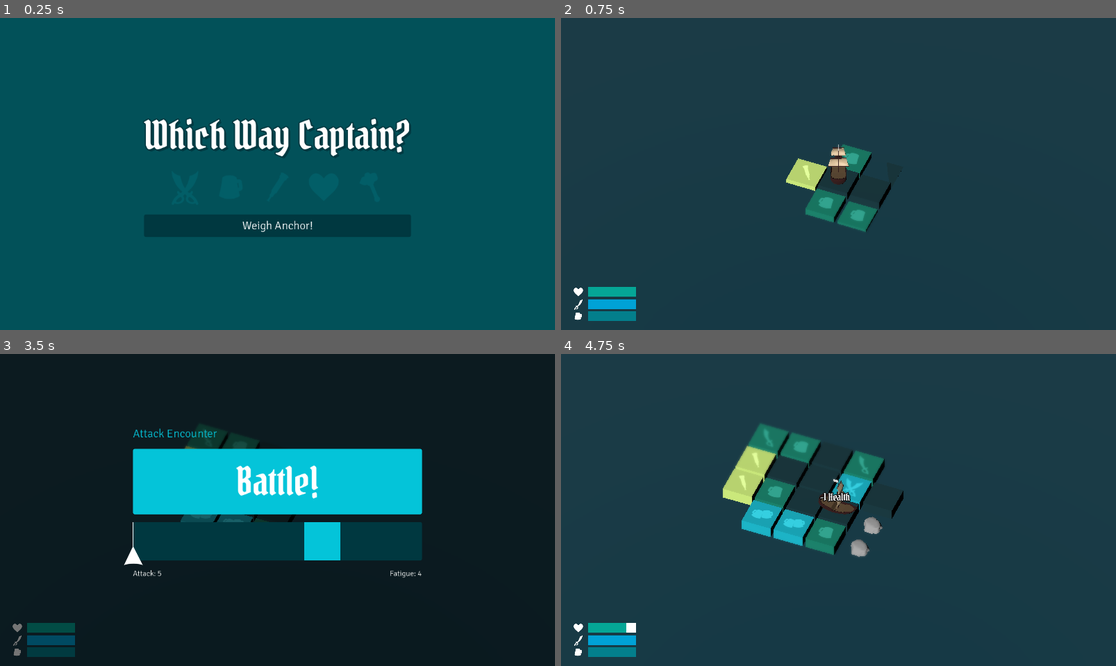
Above: before the commit, frames 1-4 (two rows, left to right).
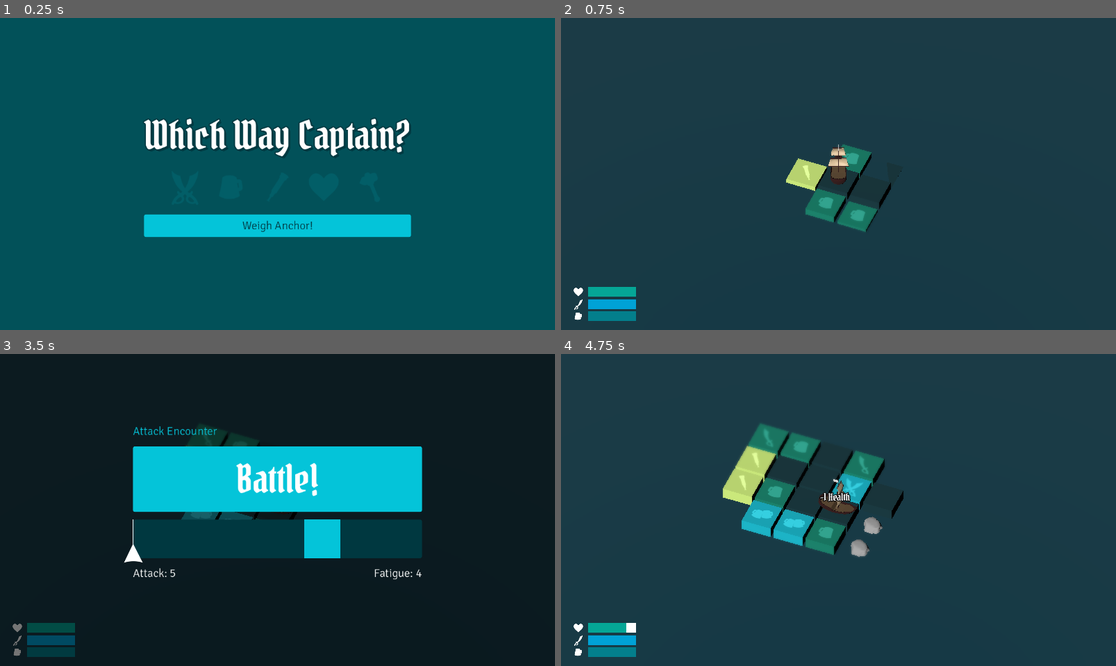
Above: after the commit, the same moments.

Repository: tVeratti/mini-byte-jam
Game: Godot game, scene res://main/main.tscn
Same seed, same stepped clock (60 frames per second), same inputs: the game is played once before the commit and once after it. Sound files missing from this copy of the repository are replaced by a short silence.
Inputs:
- Up to frame 1 (0.25 s): no input
- Up to frame 2 (0.75 s): click "Weigh Anchor!" at 0.5 s
- Up to frame 3 (3.5 s): hold Right (move_right) 1.28-2.03 s; tap Space (accept) at 1.35, 2.1, 2.85 s; hold S (move_backward) 2.03-2.78 s; hold Right (move_right) from 2.78 s (still down)
- Up to frame 4 (4.75 s): release Right (move_right) at 3.53 s; hold W (move_forward) 3.53-4.28 s; tap Space (accept) at 3.6, 4.35 s; hold A (move_left) from 4.28 s (still down)

The runs differ from the first frame. In frame 1, 3.6% of the frame differs, in the area x 25-75%, y 62-71%; in frame 2, nothing differs; in frame 3, 2.5%; in frame 4, nothing differs.

Commit message:
add end game window, fun stats

Diff:
--- a/assets/label.tres
+++ b/assets/label.tres
@@ -4,3 +4,4 @@
 
 [resource]
 font = ExtResource("1_hgv2j")
+font_size = 24
--- /dev/null
+++ b/map/end_window/end_window.gd
@@ -0,0 +1,31 @@
+extends MarginContainer
+
+
+@onready var miles_traveled:Label = %MilesTraveled
+@onready var battles_won:Label = %BattlesWon
+@onready var jigs_won:Label = %JigsWon
+@onready var treasures:Label = %Treasures
+
+
+func _ready():
+	var player:Player = get_tree().get_first_node_in_group("player")
+	player.process_mode = Node.PROCESS_MODE_DISABLED
+
+	_render()
+
+
+func _render() -> void:
+	var stats:PlayerStats = get_tree().get_first_node_in_group("player").player_stats
+
+	miles_traveled.text = str(stats.nautical_miles_traveled)
+	battles_won.text = str(stats.battles_won)
+	jigs_won.text = str(stats.jigs_won)
+	treasures.text = str(stats.treasures_found)
+
+
+func _on_new_game_pressed():
+	var player:Player = get_tree().get_first_node_in_group("player")
+	player.reset()
+
+	SceneManager.load_scene(SceneManager.MAP)
+	queue_free()
--- /dev/null
+++ b/map/end_window/end_window.tscn
@@ -0,0 +1,134 @@
+[gd_scene load_steps=11 format=3 uid="uid://by6rny86nx30p"]
+
+[ext_resource type="Script" uid="uid://deqqmiloe014t" path="res://map/end_window/end_window.gd" id="1_gmwiw"]
+[ext_resource type="LabelSettings" uid="uid://cxqofppwjhrtu" path="res://assets/header_font_settings.tres" id="1_vctai"]
+[ext_resource type="LabelSettings" uid="uid://u6018fifyd8o" path="res://assets/label.tres" id="2_gmwiw"]
+[ext_resource type="FontFile" uid="uid://nieaekycl7wi" path="res://assets/fonts/SignikaNegative-VariableFont_wght.ttf" id="3_1ujin"]
+[ext_resource type="StyleBox" uid="uid://sg6leeg6q7i" path="res://menu/button_style_pressed.tres" id="4_i0t5b"]
+[ext_resource type="StyleBox" uid="uid://bm0ompjupe7go" path="res://menu/button_style_hover.tres" id="5_3ehik"]
+[ext_resource type="StyleBox" uid="uid://cotr02bcpjcqi" path="res://menu/button_style.tres" id="6_g3xe5"]
+
+[sub_resource type="StyleBoxFlat" id="StyleBoxFlat_gmwiw"]
+bg_color = Color(2.10572e-08, 0.126187, 0.147083, 0.74902)
+
+[sub_resource type="LabelSettings" id="LabelSettings_gmwiw"]
+font = ExtResource("3_1ujin")
+font_size = 24
+font_color = Color(0.870588, 1, 0.521569, 1)
+outline_size = 8
+outline_color = Color(0, 0.0901961, 0.109804, 1)
+
+[sub_resource type="LabelSettings" id="LabelSettings_vctai"]
+font = ExtResource("3_1ujin")
+outline_size = 5
+outline_color = Color(0, 0.0920374, 0.108835, 1)
+shadow_size = 3
+shadow_color = Color(0, 0.0901961, 0.109804, 1)
+
+[node name="EndWindow" type="MarginContainer"]
+anchors_preset = 15
+anchor_right = 1.0
+anchor_bottom = 1.0
+grow_horizontal = 2
+grow_vertical = 2
+script = ExtResource("1_gmwiw")
+
+[node name="Panel" type="Panel" parent="."]
+layout_mode = 2
+theme_override_styles/panel = SubResource("StyleBoxFlat_gmwiw")
+
+[node name="VBoxContainer" type="VBoxContainer" parent="."]
+custom_minimum_size = Vector2(300, 0)
+layout_mode = 2
+size_flags_horizontal = 4
+size_flags_vertical = 4
+theme_override_constants/separation = 32
+
+[node name="VBoxContainer" type="VBoxContainer" parent="VBoxContainer"]
+layout_mode = 2
+theme_override_constants/separation = -8
+
+[node name="Title" type="Label" parent="VBoxContainer/VBoxContainer"]
+layout_mode = 2
+text = "Ship Founderin'!"
+label_settings = ExtResource("1_vctai")
+horizontal_alignment = 1
+
+[node name="GameOver" type="Label" parent="VBoxContainer/VBoxContainer"]
+layout_mode = 2
+text = "Game Over"
+label_settings = SubResource("LabelSettings_gmwiw")
+horizontal_alignment = 1
+uppercase = true
+
+[node name="Stats" type="GridContainer" parent="VBoxContainer"]
+layout_mode = 2
+columns = 2
+
+[node name="Label" type="Label" parent="VBoxContainer/Stats"]
+layout_mode = 2
+text = "Nautical Miles Traveled"
+label_settings = SubResource("LabelSettings_vctai")
+
+[node name="MilesTraveled" type="Label" parent="VBoxContainer/Stats"]
+unique_name_in_owner = true
+layout_mode = 2
+size_flags_horizontal = 3
+text = "102"
+label_settings = ExtResource("2_gmwiw")
+horizontal_alignment = 2
+
+[node name="Label2" type="Label" parent="VBoxContainer/Stats"]
+layout_mode = 2
+text = "Battles Won"
+label_settings = SubResource("LabelSettings_vctai")
+
+[node name="BattlesWon" type="Label" parent="VBoxContainer/Stats"]
+unique_name_in_owner = true
+layout_mode = 2
+size_flags_horizontal = 3
+text = "26"
+label_settings = ExtResource("2_gmwiw")
+horizontal_alignment = 2
+
+[node name="Label3" type="Label" parent="VBoxContainer/Stats"]
+layout_mode = 2
+text = "Jigs Performed"
+label_settings = SubResource("LabelSettings_vctai")
+
+[node name="JigsWon" type="Label" parent="VBoxContainer/Stats"]
+unique_name_in_owner = true
+layout_mode = 2
+size_flags_horizontal = 3
+text = "34"
+label_settings = ExtResource("2_gmwiw")
+horizontal_alignment = 2
+
+[node name="Label4" type="Label" parent="VBoxContainer/Stats"]
+layout_mode = 2
+text = "Treasures Found"
+label_settings = SubResource("LabelSettings_vctai")
+
+[node name="Treasures" type="Label" parent="VBoxContainer/Stats"]
+unique_name_in_owner = true
+layout_mode = 2
+size_flags_horizontal = 3
+text = "5"
+label_settings = ExtResource("2_gmwiw")
+horizontal_alignment = 2
+
+[node name="NewGame" type="Button" parent="VBoxContainer"]
+layout_mode = 2
+theme_override_colors/font_color = Color(0, 0.219608, 0.25098, 1)
+theme_override_colors/font_focus_color = Color(0, 0.219608, 0.25098, 1)
+theme_override_fonts/font = ExtResource("3_1ujin")
+theme_override_font_sizes/font_size = 24
+theme_override_styles/hover_pressed = ExtResource("4_i0t5b")
+theme_override_styles/hover = ExtResource("5_3ehik")
+theme_override_styles/pressed_mirrored = ExtResource("4_i0t5b")
+theme_override_styles/pressed = ExtResource("4_i0t5b")
+theme_override_styles/normal_mirrored = ExtResource("6_g3xe5")
+theme_override_styles/normal = ExtResource("6_g3xe5")
+text = "New Game"
+
+[connection signal="pressed" from="VBoxContainer/NewGame" to="." method="_on_new_game_pressed"]
--- a/map/goal_window/goal_window.tscn
+++ b/map/goal_window/goal_window.tscn
@@ -7,6 +7,9 @@
 [ext_resource type="StyleBox" uid="uid://bm0ompjupe7go" path="res://menu/button_style_hover.tres" id="5_klhtm"]
 [ext_resource type="StyleBox" uid="uid://cotr02bcpjcqi" path="res://menu/button_style.tres" id="6_qybu6"]
 
+[sub_resource type="StyleBoxFlat" id="StyleBoxFlat_jh2u6"]
+bg_color = Color(0, 0, 0, 0.541176)
+
 [node name="GoalWindow" type="MarginContainer"]
 anchors_preset = 15
 anchor_right = 1.0
@@ -14,6 +17,10 @@
 grow_horizontal = 2
 grow_vertical = 2
 script = ExtResource("1_wvvkr")
+
+[node name="Panel" type="Panel" parent="."]
+layout_mode = 2
+theme_override_styles/panel = SubResource("StyleBoxFlat_jh2u6")
 
 [node name="VBoxContainer" type="VBoxContainer" parent="."]
 custom_minimum_size = Vector2(300, 0)
--- a/map/map.gd
+++ b/map/map.gd
@@ -5,6 +5,7 @@
 @export var battle_scene:PackedScene
 @export var jig_scene:PackedScene
 @export var goal_window_scene:PackedScene
+@export var end_window_scene:PackedScene
 
 
 var load_player_stats:PlayerStats
@@ -28,6 +29,7 @@
 
 	grid.encounter_started.connect(_on_encounter_started)
 	grid.goal_entered.connect(_on_goal_entered)
+	player.player_stats.health_zero.connect(_on_player_health_zero)
 
 
 func _on_encounter_started(type:Encounter.Types, level:int) -> void:
@@ -57,3 +59,8 @@
 func _on_goal_entered() -> void:
 	var goal_window = goal_window_scene.instantiate()
 	interface.add_child(goal_window)
+
+
+func _on_player_health_zero() -> void:
+	var end_window = end_window_scene.instantiate()
+	interface.add_child(end_window)
--- a/map/map.tscn
+++ b/map/map.tscn
@@ -7,6 +7,7 @@
 [ext_resource type="PackedScene" uid="uid://blho1i521pjl4" path="res://grid/grid.tscn" id="3_iw27f"]
 [ext_resource type="PackedScene" uid="uid://c43iodsc02gpc" path="res://encounter/jig/jig.tscn" id="3_kxmgb"]
 [ext_resource type="Shader" uid="uid://cviwov15lli60" path="res://map/tilt_shift.gdshader" id="4_7lyie"]
+[ext_resource type="PackedScene" uid="uid://by6rny86nx30p" path="res://map/end_window/end_window.tscn" id="5_e8e5r"]
 [ext_resource type="Shader" uid="uid://dkv0i4425ve43" path="res://map/ocean.gdshader" id="7_5jdw0"]
 
 [sub_resource type="ShaderMaterial" id="ShaderMaterial_5jdw0"]
@@ -39,6 +40,7 @@
 battle_scene = ExtResource("2_kffv2")
 jig_scene = ExtResource("3_kxmgb")
 goal_window_scene = ExtResource("3_7lyie")
+end_window_scene = ExtResource("5_e8e5r")
 
 [node name="Interface" type="CanvasLayer" parent="."]
 unique_name_in_owner = true
--- a/menu/button_style.tres
+++ b/menu/button_style.tres
@@ -5,7 +5,7 @@
 content_margin_top = 8.0
 content_margin_right = 8.0
 content_margin_bottom = 8.0
-bg_color = Color(0, 0.219608, 0.25098, 1)
+bg_color = Color(0.0156863, 0.768627, 0.85098, 1)
 corner_radius_top_left = 4
 corner_radius_top_right = 4
 corner_radius_bottom_right = 4
--- a/menu/button_style_hover.tres
+++ b/menu/button_style_hover.tres
@@ -5,7 +5,7 @@
 content_margin_top = 8.0
 content_margin_right = 8.0
 content_margin_bottom = 8.0
-bg_color = Color(0, 0.171041, 0.196865, 1)
+bg_color = Color(0.00295653, 0.349323, 0.389745, 1)
 corner_radius_top_left = 4
 corner_radius_top_right = 4
 corner_radius_bottom_right = 4
--- a/menu/button_style_pressed.tres
+++ b/menu/button_style_pressed.tres
@@ -5,7 +5,7 @@
 content_margin_top = 8.0
 content_margin_right = 8.0
 content_margin_bottom = 8.0
-bg_color = Color(0, 0.45098, 0.411765, 1)
+bg_color = Color(0.000406293, 0.11814, 0.135447, 1)
 corner_radius_top_left = 4
 corner_radius_top_right = 4
 corner_radius_bottom_right = 4
--- a/menu/menu.tscn
+++ b/menu/menu.tscn
@@ -67,10 +67,13 @@
 
 [node name="NewGame" type="Button" parent="Content/VBoxContainer"]
 layout_mode = 2
-theme_override_colors/font_color = Color(1, 1, 1, 1)
-theme_override_colors/font_focus_color = Color(1, 1, 1, 1)
+theme_override_colors/font_hover_pressed_color = Color(0.0156863, 0.768627, 0.85098, 1)
+theme_override_colors/font_hover_color = Color(0.0156863, 0.768627, 0.85098, 1)
+theme_override_colors/font_color = Color(0, 0.219608, 0.25098, 1)
+theme_override_colors/font_focus_color = Color(0.0156863, 0.768627, 0.85098, 1)
 theme_override_fonts/font = ExtResource("3_pbjm4")
 theme_override_font_sizes/font_size = 24
+theme_override_styles/focus = ExtResource("5_svuvw")
 theme_override_styles/hover_pressed = ExtResource("5_juveg")
 theme_override_styles/hover = ExtResource("5_svuvw")
 theme_override_styles/pressed_mirrored = ExtResource("5_juveg")
--- a/player/player.gd
+++ b/player/player.gd
@@ -31,7 +31,17 @@
 	state_label.text = player_state_machine.state.name
 
 
+func reset() -> void:
+	player_stats.queue_free()
+
+	player_stats = PlayerStats.new()
+	add_child(player_stats)
+	player_stats.owner = self
+	player_stats.notifications = player_notifications
+
+
 func _on_coordinates_changed(coordinates:Vector3) -> void:
+	player_stats.nautical_miles_traveled += 1
 	player_stats.increase_fatigue()
 
 	var grid:Grid = get_tree().get_first_node_in_group("tile_grid")
@@ -51,6 +61,7 @@
 		Tile.Types.BATTLE:
 			pass
 		Tile.Types.GOAL:
+			player_stats.treasures_found += 1
 			player_stats.reduce_fatigue()
 		Tile.Types.FATIGUE_REDUCTION:
 			player_stats.reduce_fatigue(0.1)
--- a/player/player_state_machine/player_states/battle.gd
+++ b/player/player_state_machine/player_states/battle.gd
@@ -18,8 +18,10 @@
 		Encounter.Results.SUCCESS:
 			match(type):
 				Encounter.Types.BATTLE:
+					player.player_stats.battles_won += 1
 					player.player_stats.buff_attack(2)
 				Encounter.Types.JIG:
+					player.player_stats.jigs_won += 1
 					player.player_stats.buff_morale(2)
 
 		Encounter.Results.FAIL:
--- a/player/player_stats.gd
+++ b/player/player_stats.gd
@@ -15,20 +15,28 @@
 const FATIGUE_REDUCTION_MULTIPLIER:float = 0.5
 
 
+var health_max:int = MAX_HEALTH
+var health_current:int = MAX_HEALTH
+
+# Encounter Stats
 var fatigue:int = 1
 var attack:int = 5
 var morale:int = 5
 
-var health_max:int = MAX_HEALTH
-var health_current:int = MAX_HEALTH
+# Fun Stats
+var battles_won:int = 0
+var jigs_won:int = 0
+var treasures_found:int = 0
+var nautical_miles_traveled:int = 0
 
 
 var notifications:PlayerNotifications
 
 
 func _ready() -> void:
-	await owner.ready
-	notifications = owner.player_notifications
+	if is_instance_valid(owner):
+		await owner.ready
+		notifications = owner.player_notifications
 
 
 func take_damage(amount:int) -> void:
Not shown, added: map/end_window/end_window.gd.uid
Not shown: 1 places in map/goal_window/goal_window.tscn that only renumber resources
Not shown: 1 places in map/map.tscn that only renumber resources
